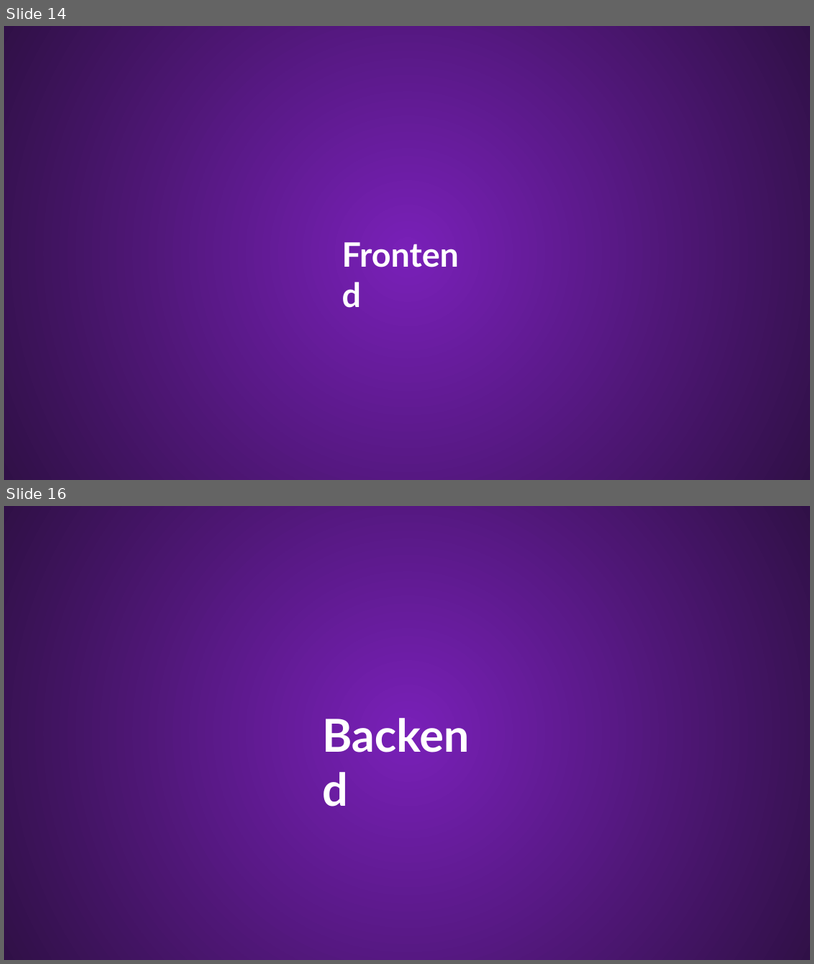
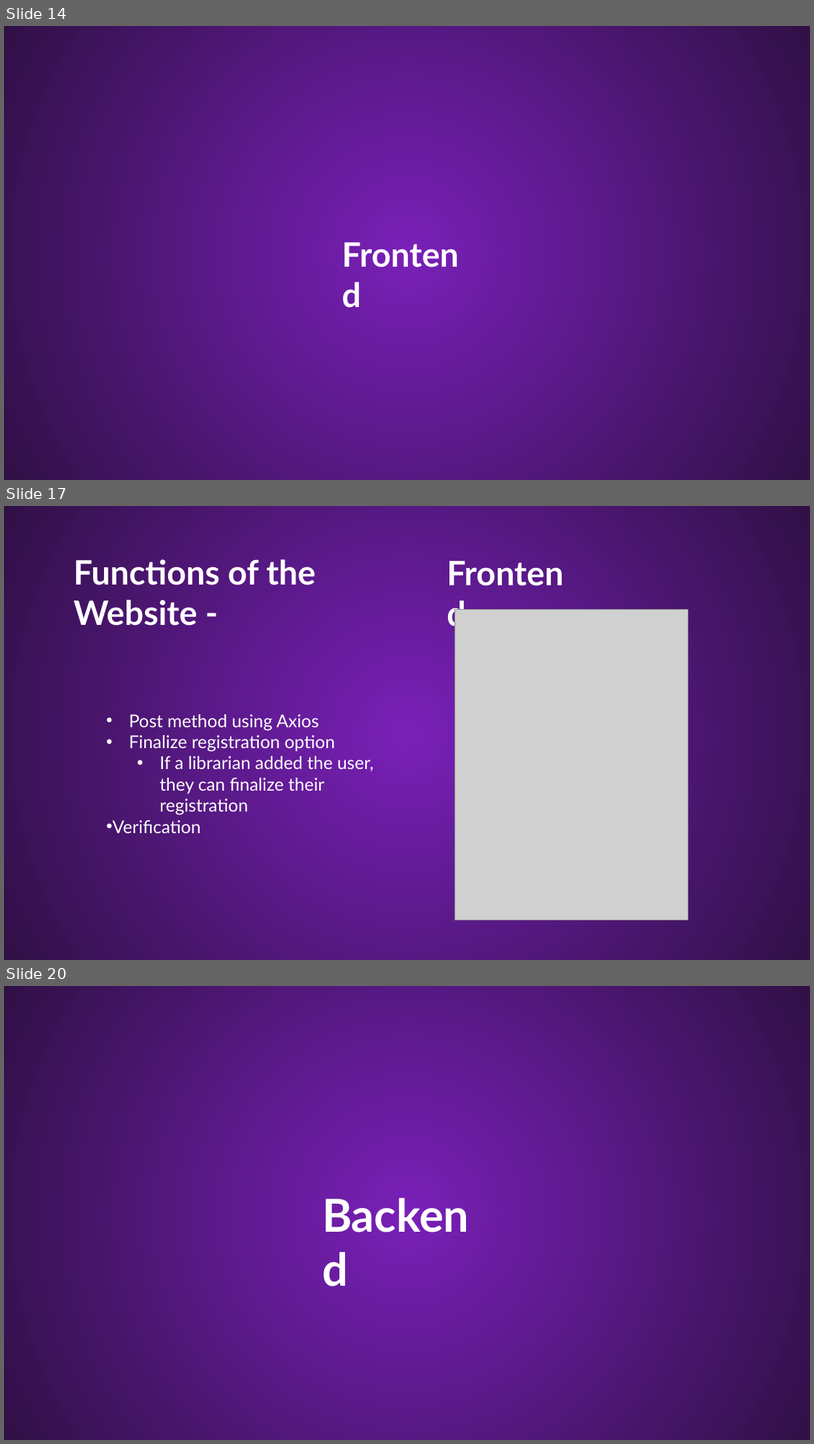
Before and after one commit to Palacsinta002/LMS, a slide deck: Presentation/LMS Presentation.pptx. Shown one above the other, each under a label of ours: slides 14 and 16 before the commit, slides 14, 17 and 20 after it; the slides between them are not shown. The pictures are 814x964 and 814x1444 pixels, drawn with LibreOffice and Linux fonts; fonts in the diff are those of the drawing; grey boxes stand for pictures; background and template pictures are left out. Boxes give left, top, right and bottom in pixels: in the first picture for what was removed or moved away, otherwise in the second. Text is boxed around its words. In the diff, an @@ line names an element or a change of style, - is before the commit and + after.

```diff
--- a/Presentation/LMS Presentation.pptx
+++ b/Presentation/LMS Presentation.pptx
@@ slide 17 added at <box>4,506,810,960</box>, background #54167F; not listed: 1 template element that a slide beside it also shows @@
@@ text added at <box>441,546,581,597</box>, 40 pt, text #FFFFFF, bold @@
+Frontend
@@ text added at <box>74,559,316,626</box>, 40 pt, text #FFFFFF, bold @@
+Functions of the Website -
@@ picture added at <box>455,610,689,920</box> @@
@@ text added at <box>113,714,374,833</box>, 21 pt, text #FFFFFF @@
+• Post method using Axios
+• Finalize registration option
+  • If a librarian added the user, they can finalize their registration
+• Verification
@@ what was slide 16 is now slide 20 @@
```
Also in this commit, not shown: 1 slide changed, 3 other slides added, 1 other file.
